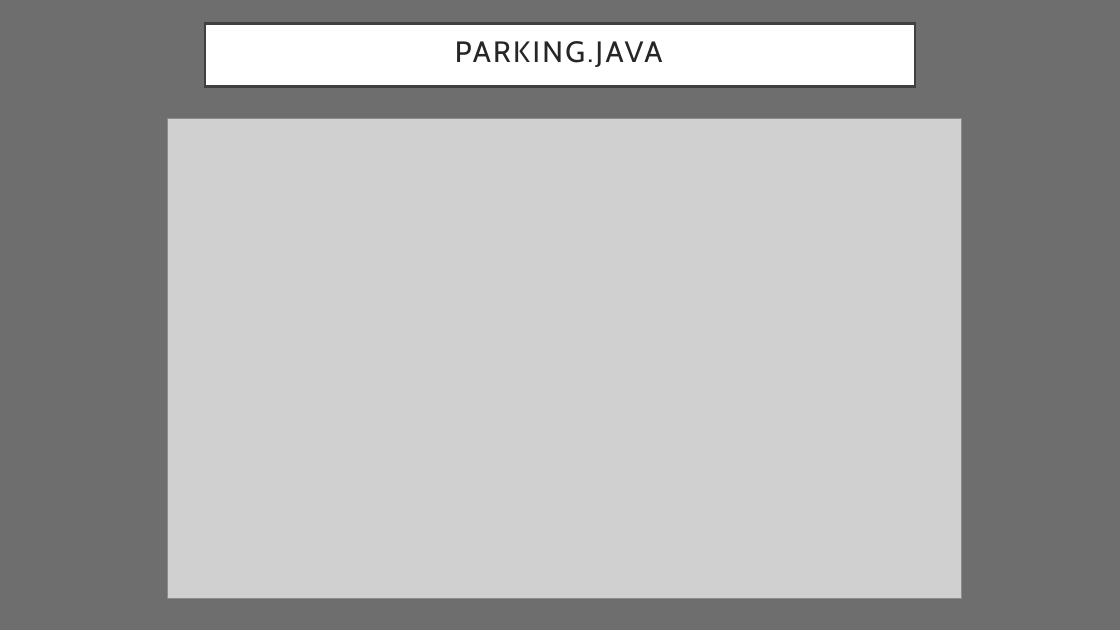
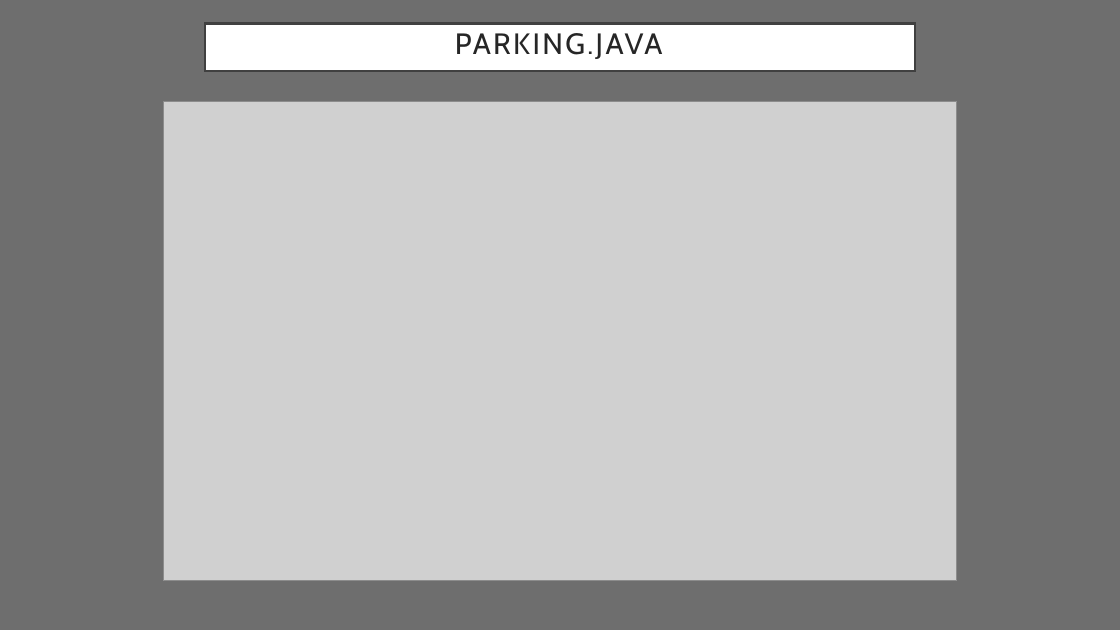
Before and after one commit to RePloZ/Java-Projet-B1, a slide deck: slide 3 of pwprojetG.pptx. Drawn at 1120x630 pixels with LibreOffice and Linux fonts; fonts in the diff are those of the drawing; grey boxes stand for pictures. Boxes give left, top, right and bottom in pixels: in the first picture for what was removed or moved away, otherwise in the second. Text is boxed around its words. In the diff, an @@ line names an element or a change of style, - is before the commit and + after.

```diff
--- a/pwprojetG.pptx
+++ b/pwprojetG.pptx
@@ title "PARKING.JAVA" resized from (x1=205, y1=24, x2=915, y2=87) to (x1=205, y1=24, x2=915, y2=71) @@
@@ picture moved from (x1=168, y1=118, x2=962, y2=598) to (x1=163, y1=101, x2=957, y2=581) @@
```
Also in this commit, not shown: 1 other slide changed, 1 slide added.
